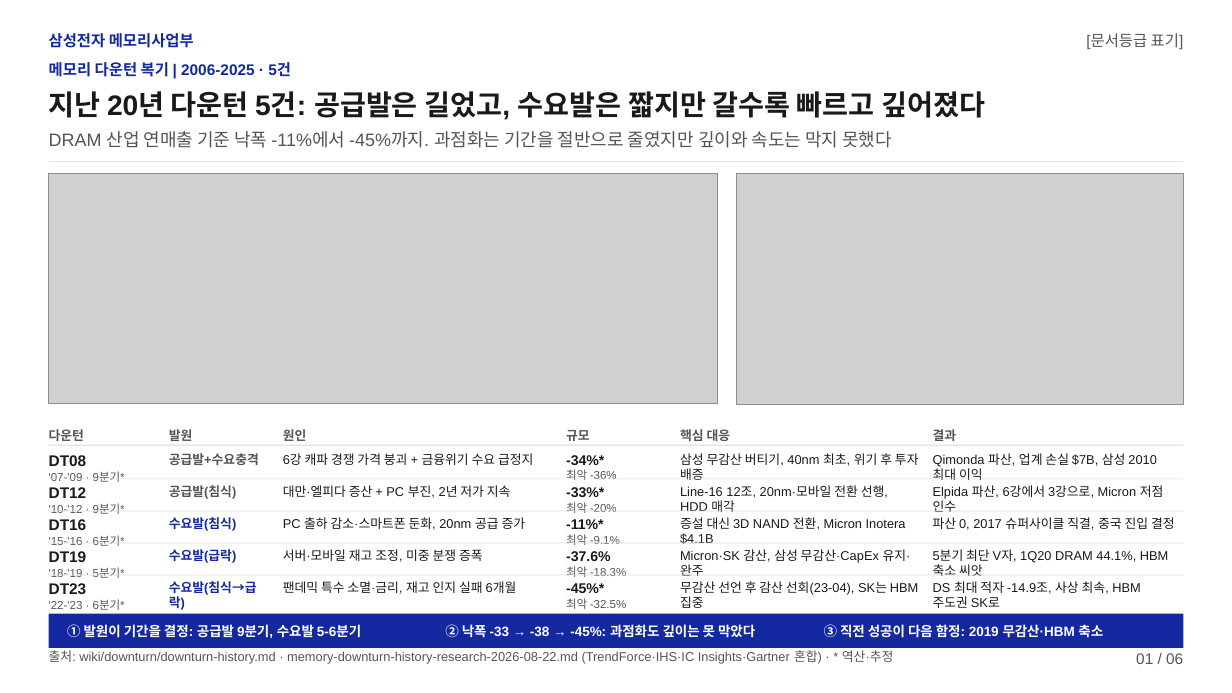
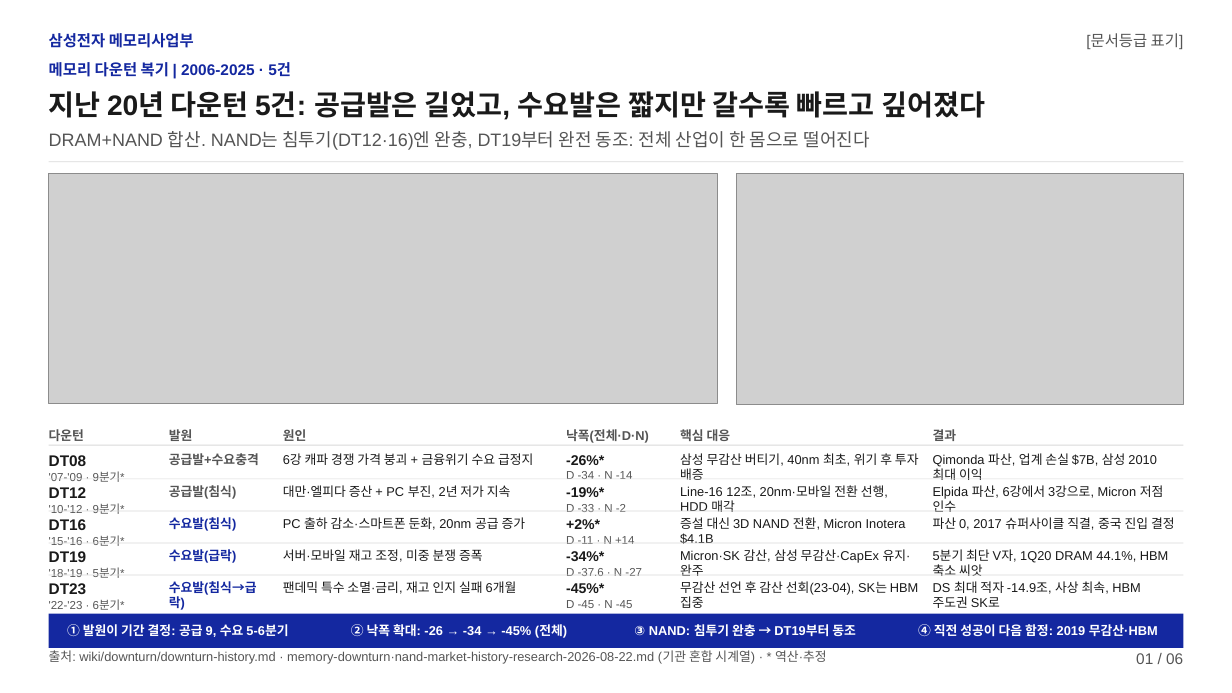
Before and after one commit to k31001/action-learning, a slide deck: slide 1 of outputs/presentation/downturn-review.pptx. Drawn at 1232x693 pixels with LibreOffice and Linux fonts; fonts in the diff are those of the drawing; grey boxes stand for pictures. Boxes give left, top, right and bottom in pixels: in the first picture for what was removed or moved away, otherwise in the second. Text is boxed around its words. In the diff, an @@ line names an element or a change of style, - is before the commit and + after.

```diff
--- a/outputs/presentation/downturn-review.pptx
+++ b/outputs/presentation/downturn-review.pptx
@@ text at <box>49,131,869,150</box>: text changed @@
-DRAM 산업 연매출 기준 낙폭 -11%에서 -45%까지. 과점화는 기간을 절반으로 줄였지만 깊이와 속도는 막지 못했다
+DRAM+NAND 합산. NAND는 침투기(DT12·16)엔 완충, DT19부터 완전 동조: 전체 산업이 한 몸으로 떨어진다
@@ text at <box>566,429,649,443</box>: text changed @@
-규모
+낙폭(전체·D·N)
@@ text at <box>566,455,633,479</box>: text changed @@
--34%*
-최악 -36%
+-26%*
+D -34 · N -14
@@ text at <box>566,487,626,512</box>: text changed @@
--33%*
-최악 -20%
+-19%*
+D -33 · N -2
@@ text at <box>566,519,635,544</box>: text changed @@
--11%*
-최악 -9.1%
++2%*
+D -11 · N +14
@@ text at <box>566,551,642,576</box>: text changed @@
--37.6%
-최악 -18.3%
+-34%*
+D -37.6 · N -27
@@ text at <box>67,624,288,637</box>: text changed; size 15.8 to 15 pt @@
-① 발원이 기간을 결정: 공급발 9분기, 수요발 5-6분기
+① 발원이 기간 결정: 공급 9, 수요 5-6분기
@@ text at <box>351,624,567,638</box>: text changed; size 15.8 to 15 pt @@
-② 낙폭 -33 → -38 → -45%: 과점화도 깊이는 못 막았다
+② 낙폭 확대: -26 → -34 → -45% (전체)
@@ text at <box>566,600,633,608</box>: text changed @@
-최악 -32.5%
+D -45 · N -45
@@ text added at <box>634,624,856,636</box>, 15 pt, text #FFFFFF, bold @@
+③ NAND: 침투기 완충 → DT19부터 동조
@@ text at <box>918,624,1158,636</box>: text changed; size 15.8 to 15 pt @@
-③ 직전 성공이 다음 함정: 2019 무감산·HBM 축소
+④ 직전 성공이 다음 함정: 2019 무감산·HBM
@@ text at <box>49,647,826,664</box>: text changed @@
-출처: wiki/downturn/downturn-history.md · memory-downturn-history-research-2026-08-22.md (TrendForce·IHS·IC Insights·Gartner 혼합) · * 역산·추정
+출처: wiki/downturn/downturn-history.md · memory-downturn·nand-market-history-research-2026-08-22.md (기관 혼합 시계열) · * 역산·추정
```
Also in this commit, not shown: 5 other slides changed, 16 other files.
